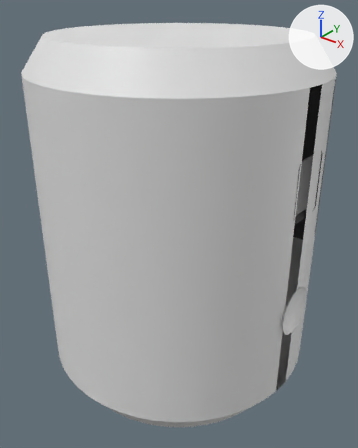
The FBX model Unity Projects/MPL IVA/Assets/MPL_IVA.fbx as it was, and as the next commit left it.
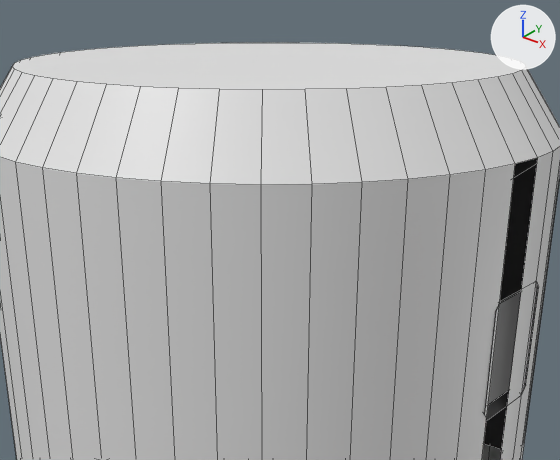
Each version appears first whole from a 50 mm lens placed at (0.0489, -0.0611, 0.0359), pointed at (0.0005, -0.0006, -0.0016), and next in a close-up on the part from 10% to 93% of the width and 0% to 55% of the height. The axes (+X, +Y, +Z) are drawn at upper right. The lights are the same throughout. The close-ups show mesh edges as thin lines. Where no turn or scale is listed for an object, it has been applied to the vertices.

Names of what the first close-up shows: 'Airlock', 'MPL', 'MSG'.
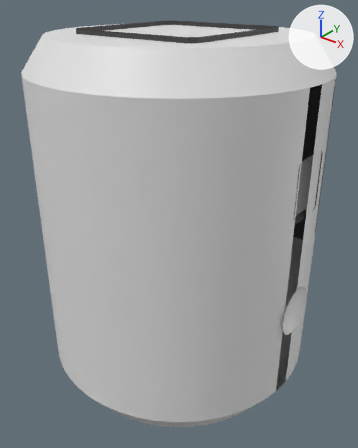
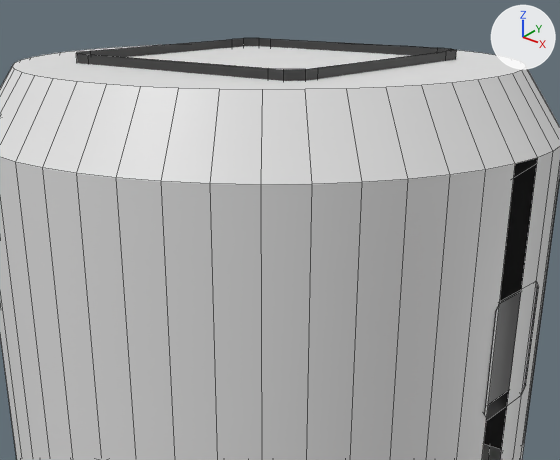
Boxes [x1, y1, x2, y2] around the edits, measured in the close-ups (560 x 460 px):
'Hatch_Up', added: after [76, 38, 457, 81]

The change, as a diff of the scene's bpy script:
```diff
--- a/Unity Projects/MPL IVA/Assets/MPL_IVA.fbx.py
+++ b/Unity Projects/MPL IVA/Assets/MPL_IVA.fbx.py
@@ img_mpl_iva_uv_png @@
+img_mpl_iva_uv_png = load_image('MPL_IVA_UV.png', '../../../Models/MPL-600/MPL_IVA_UV.png', 1024, 1024, 'sRGB')
@@ mat_mep_hatch_001__mpl_iva_uv_png_001 @@
+mat_mep_hatch_001__mpl_iva_uv_png_001 = principled_material('MEP_Hatch_001__MPL_IVA_UV_png_001')
+mat_mep_hatch_001__mpl_iva_uv_png_001.texture = img_mpl_iva_uv_png
@@ me_hatch_up @@
+me_hatch_up.from_pydata(...)  # 52 vertices, 45 faces; spans x -0.011..0.011, y -0.011..0.011, z -0.008..-0.006
+me_hatch_up.materials.append(mat_mep_hatch_001__mpl_iva_uv_png_001)  # picture img_mpl_iva_uv_png
@@ ob_hatch_up @@
+ob_hatch_up = bpy.data.objects.new('Hatch_Up', me_hatch_up)
+ob_hatch_up.location = (0.0, 0.0, 0.0361)
```
